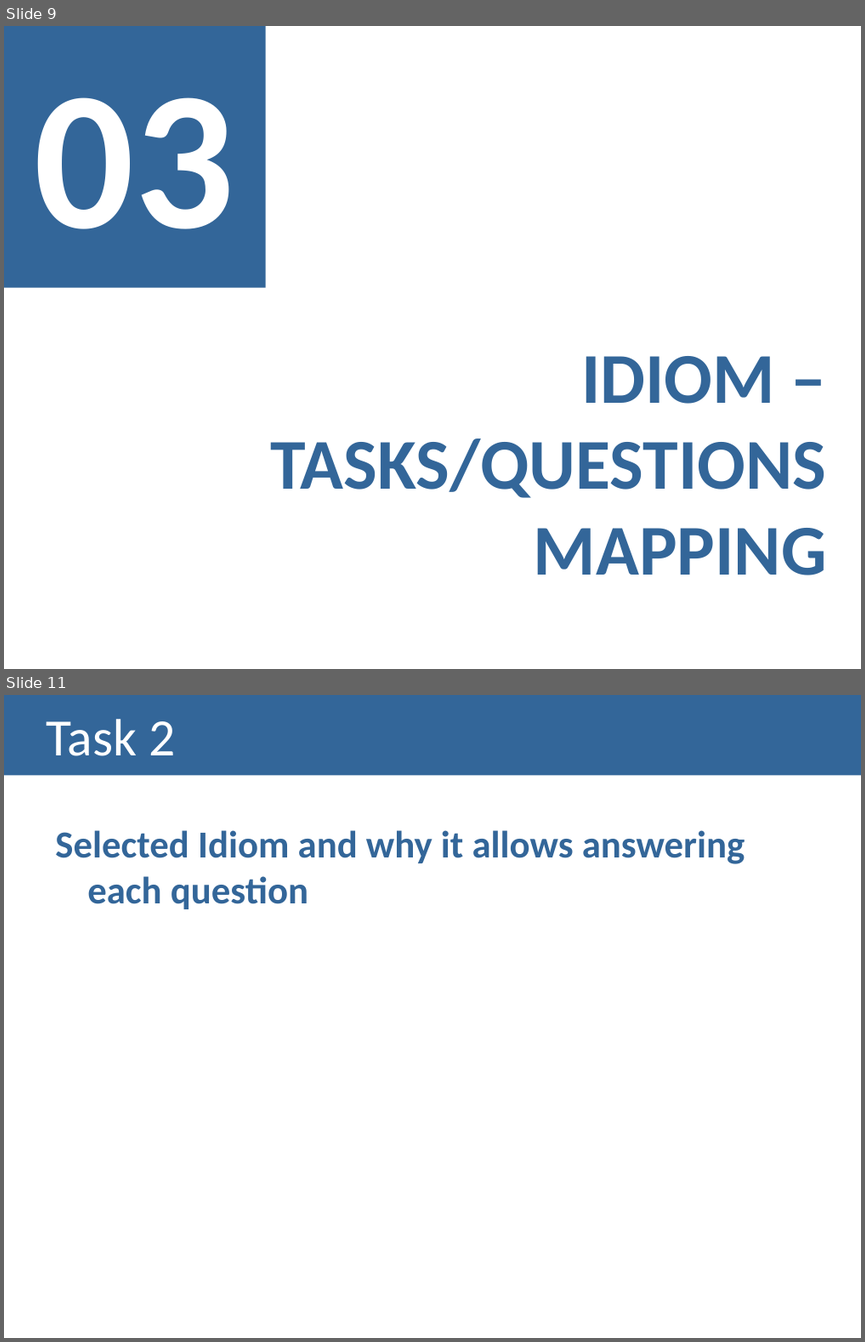
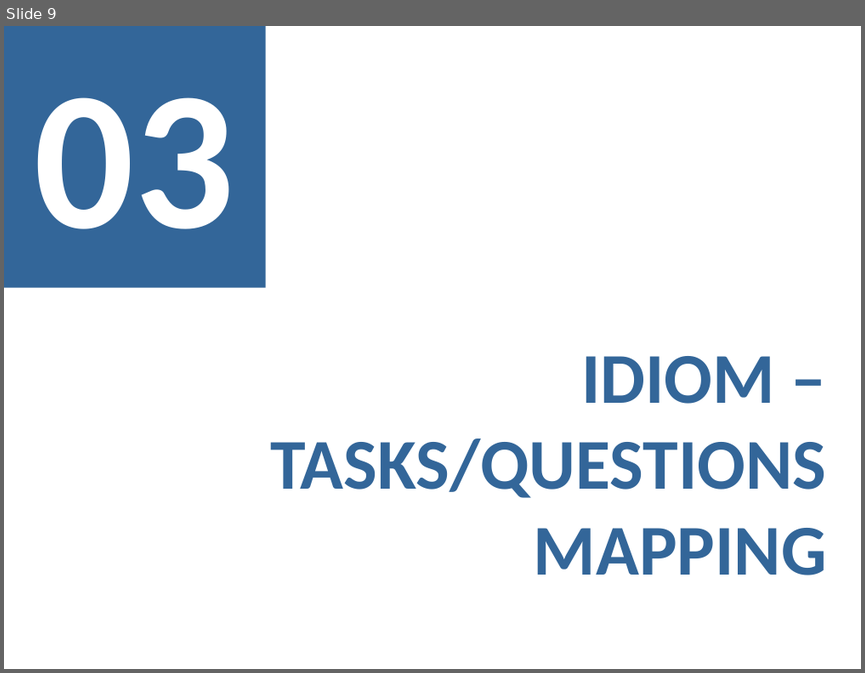
Before and after one commit to lucasrafael98/IV1819-esports, a slide deck: docs/Checkpoint III - Presentation.pptx. Shown one above the other, each under a label of ours: slides 9 and 11 before the commit, slide 9 after it; the slides between them are not shown. The pictures are 865x1342 and 865x673 pixels, drawn with LibreOffice and Linux fonts; fonts in the diff are those of the drawing. Boxes give left, top, right and bottom in pixels: in the first picture for what was removed or moved away, otherwise in the second. Text is boxed around its words. In the diff, an @@ line names an element or a change of style, - is before the commit and + after.

```diff
--- a/docs/Checkpoint III - Presentation.pptx
+++ b/docs/Checkpoint III - Presentation.pptx
@@ slide 11 removed at [4, 695, 861, 1338], background #FFFFFF @@
@@ title removed at [4, 695, 861, 776] @@
-Task 2
@@ text removed at [55, 830, 745, 909] @@
-Selected Idiom and why it allows answering each question
```
Also in this commit, not shown: 2 slides changed, 4 slides added, 1 other slide removed, 1 other file.
